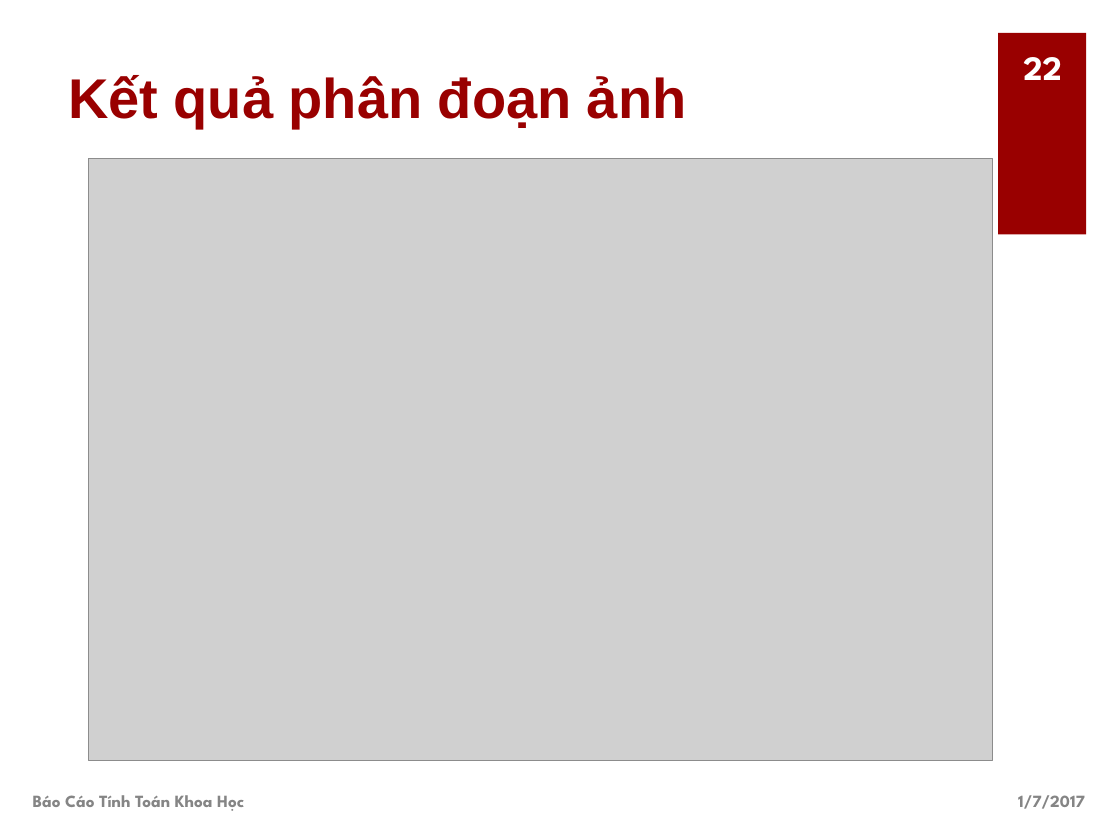
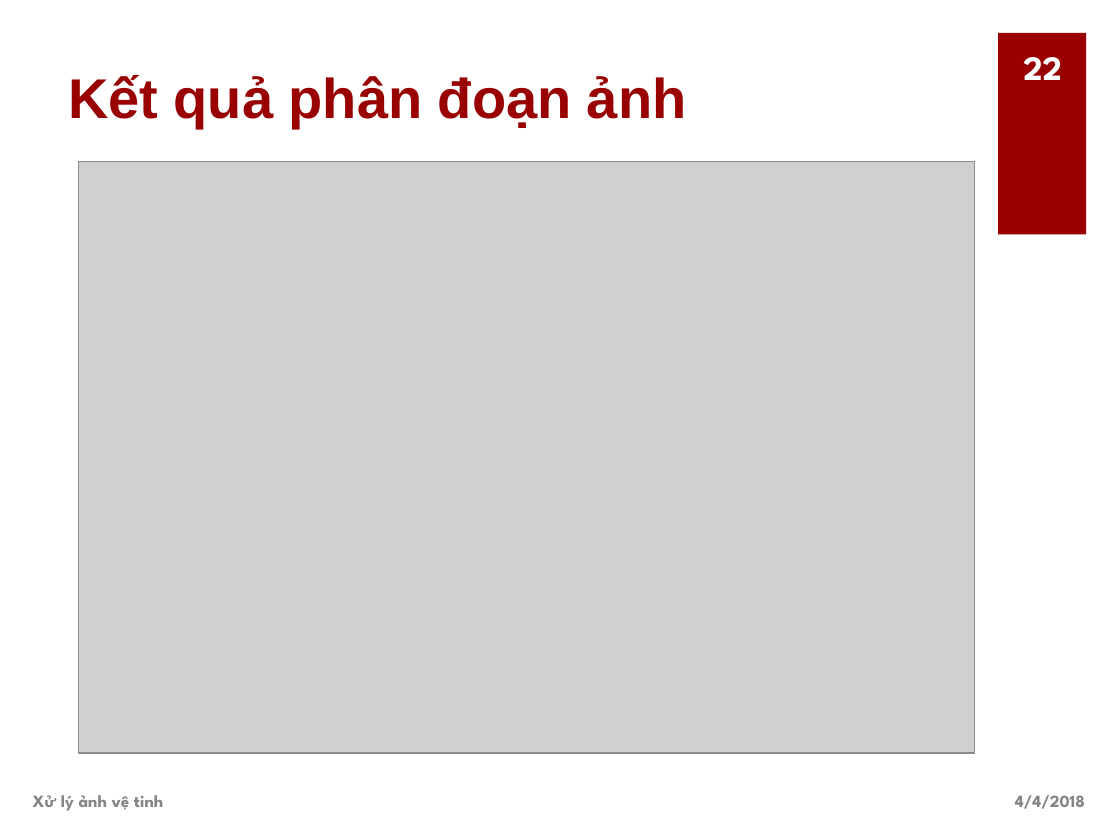
Before and after one commit to doanbecb/ImageSegmentation, a slide deck: slide 22 of slide.pptx. Drawn at 1120x840 pixels with LibreOffice and Linux fonts; fonts in the diff are those of the drawing; grey boxes stand for pictures. Boxes give left, top, right and bottom in pixels: in the first picture for what was removed or moved away, otherwise in the second. Text is boxed around its words. In the diff, an @@ line names an element or a change of style, - is before the commit and + after.

```diff
--- a/slide.pptx
+++ b/slide.pptx
@@ picture: place and size @@
-picture at (88, 159, 992, 760)
+picture at (78, 161, 974, 753)
@@ text at (33, 795, 163, 811): text changed @@
-Báo Cáo Tính Toán Khoa Học
+Xử lý ảnh vệ tinh
@@ text at (1015, 795, 1085, 809): text changed @@
-1/7/2017
+4/4/2018
```
Also in this commit, not shown: 22 other slides changed, 9 other files.
